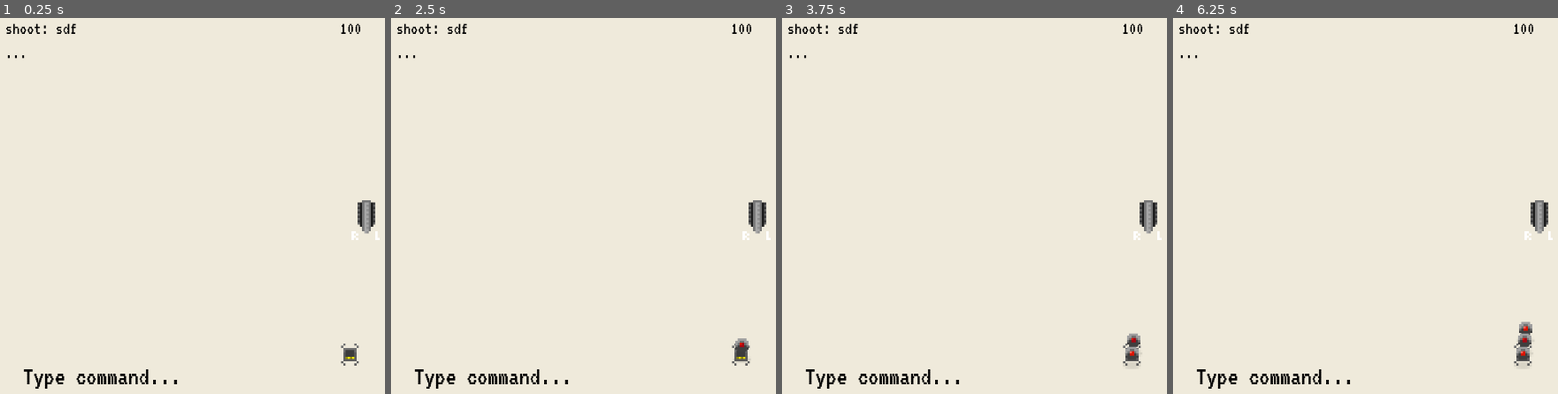
Above: before the commit, frames 1-4 (left to right).
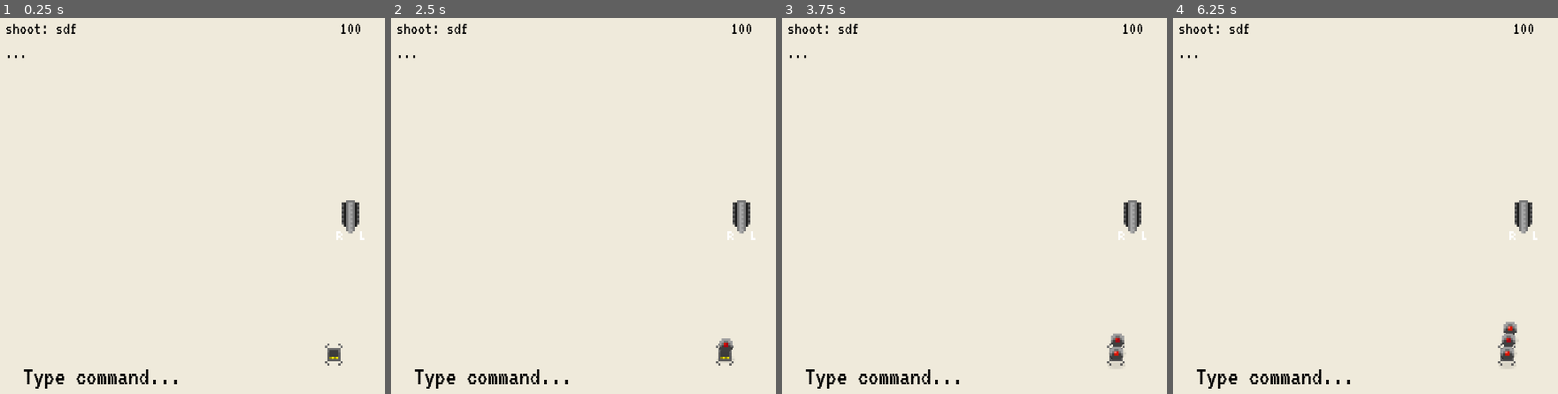
Above: after the commit, the same moments.

Repository: Anudin/LD41
Game: Godot game, scene res://Main.tscn
The game is run twice, just before and just after one commit, with the same random seed, the same clock (stepped at 60 frames per second) and the same inputs.
Inputs:
- Up to frame 1 (0.25 s): no input
- Up to frame 2 (2.5 s): tap Enter at 0.5, 0.6, 2 s; tap Space at 0.77, 1.25, 1.52 s; tap Backspace at 1.35 s; tap Delete at 2.1 s
- Up to frame 3 (3.75 s): tap Space at 2.75, 3.02 s; tap Enter at 2.85 s; tap Backspace at 3.6 s
- Up to frame 4 (6.25 s): tap Space at 3.77, 4.52, 5.75, 6.02 s; tap Enter at 4.25, 5.1 s; tap Delete at 4.35 s; tap Backspace at 5.85 s

The runs differ from the first frame. In frame 1, 1.0% of the frame differs, in the area x 84-99%, y 48-93%; in frame 2, 1.2%; in frame 3, 1.2%; in frame 4, 1.5%.

Commit message:
moveable camera

Diff:
--- a/Main.tscn
+++ b/Main.tscn
@@ -15,28 +15,22 @@
 font_data = ExtResource( 2 )
 _sections_unfolded = [ "Font", "Settings" ]
 
-[node name="Main" type="Node2D"]
+[node name="Main" type="Node2D" index="0"]
 
 script = ExtResource( 1 )
 __meta__ = {
-"_edit_horizontal_guides_": [ 16.4936, 670.276 ],
-"_edit_vertical_guides_": [ 16.8801, 50.1625, 639.977 ]
+"_edit_horizontal_guides_": [  ],
+"_edit_vertical_guides_": [ -527.848 ]
 }
 
-[node name="UI" type="Control" parent="." index="0"]
-
-anchor_left = 0.0
-anchor_top = 0.0
-anchor_right = 0.0
-anchor_bottom = 0.0
-margin_right = 40.0
-margin_bottom = 40.0
-rect_pivot_offset = Vector2( 0, 0 )
-rect_clip_content = false
-mouse_filter = 0
-mouse_default_cursor_shape = 0
-size_flags_horizontal = 1
-size_flags_vertical = 1
+[node name="UI" type="CanvasLayer" parent="." index="0"]
+
+editor/display_folded = true
+layer = 1
+offset = Vector2( 0, 0 )
+rotation = 0.0
+scale = Vector2( 1, 1 )
+transform = Transform2D( 1, 0, 0, 1, 0, 0 )
 
 [node name="CommandQueue" type="Label" parent="UI" index="0"]
 
@@ -120,6 +114,8 @@
 
 [node name="Level" type="Node2D" parent="." index="1"]
 
+editor/display_folded = true
+
 [node name="Tree" parent="Level" index="0" instance=ExtResource( 4 )]
 
 visible = false
@@ -177,6 +173,33 @@
 
 position = Vector2( 668.527, 360 )
 
+[node name="PlayerCamera" type="Camera2D" parent="Player" index="5"]
+
+scale = Vector2( 0.25, 0.25 )
+anchor_mode = 1
+rotating = false
+current = true
+zoom = Vector2( 1, 1 )
+limit_left = -10000000
+limit_top = -10000000
+limit_right = 10000000
+limit_bottom = 10000000
+limit_smoothed = false
+drag_margin_h_enabled = true
+drag_margin_v_enabled = true
+smoothing_enabled = true
+smoothing_speed = 3.0
+offset_v = 0.0
+offset_h = 0.0
+drag_margin_left = 0.0
+drag_margin_top = 0.0
+drag_margin_right = 0.0
+drag_margin_bottom = 0.0
+editor_draw_screen = true
+editor_draw_limits = false
+editor_draw_drag_margin = true
+_sections_unfolded = [ "Drag Margin", "Smoothing", "Transform" ]
+
 [connection signal="queue_updated" from="UI/TextInput" to="." method="_on_queue_updated"]
 
 [connection signal="text_command" from="UI/TextInput" to="Player" method="_on_text_command"]
